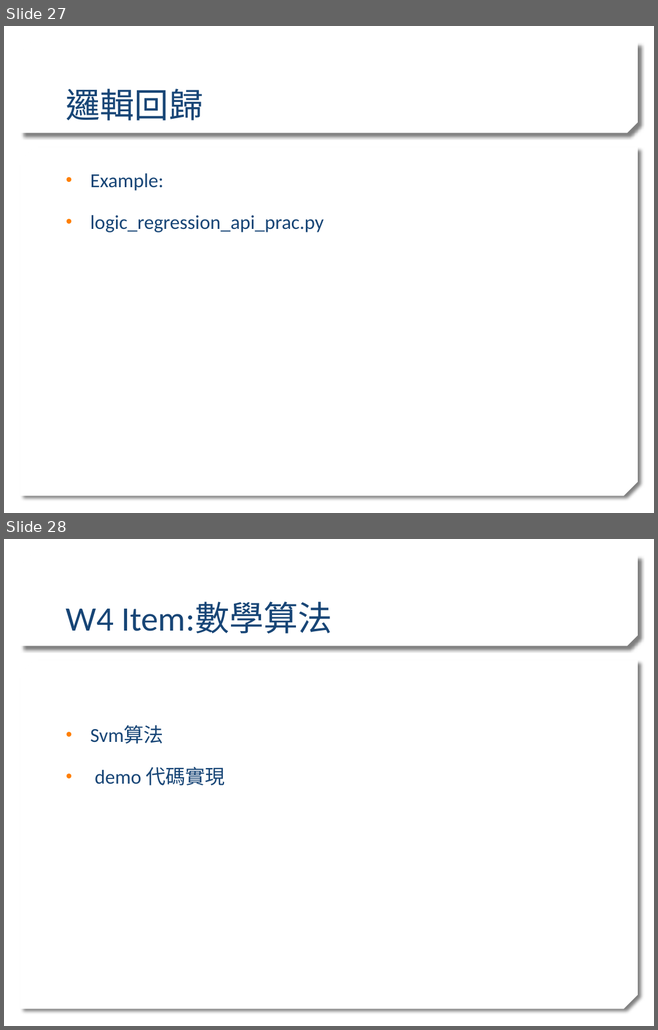
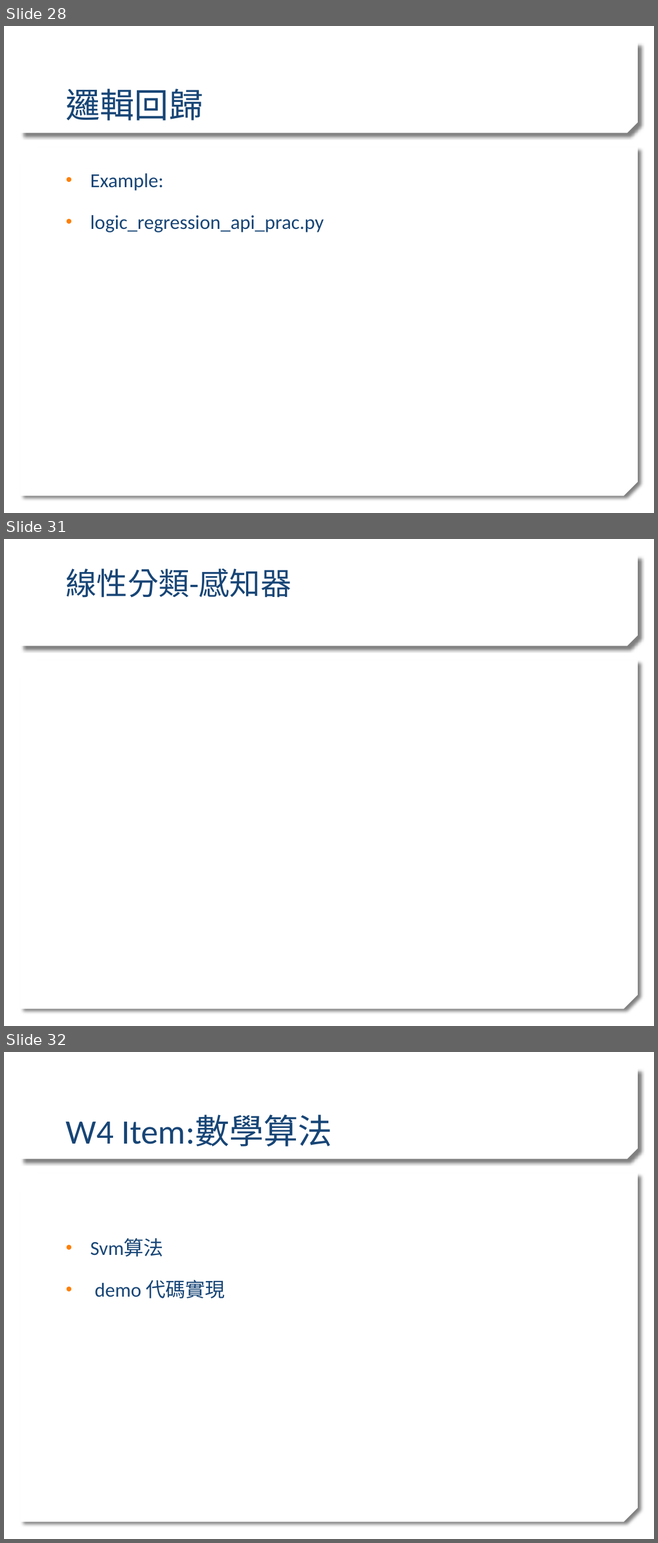
Before and after one commit to stereo720712/2020_Learn_practice_Machine_Learning, a slide deck: ml traing sean_detail.pptx. Shown one above the other, each under a label of ours: slides 27 and 28 before the commit, slides 28, 31 and 32 after it; the slides between them are not shown. The pictures are 658x1030 and 658x1543 pixels, drawn with LibreOffice and Linux fonts; fonts in the diff are those of the drawing; background and template pictures are left out. Boxes give left, top, right and bottom in pixels: in the first picture for what was removed or moved away, otherwise in the second. Text is boxed around its words. In the diff, an @@ line names an element or a change of style, - is before the commit and + after.

```diff
--- a/ml traing sean_detail.pptx
+++ b/ml traing sean_detail.pptx
@@ slide 31 added at (4, 539, 654, 1026), background picture (left out); not listed: 2 template elements that a slide beside it also shows @@
@@ title added at (66, 569, 292, 598), 34.2 pt, text #174576 @@
+線性分類-感知器
@@ what was slide 27 is now slide 28 @@
@@ what was slide 28 is now slide 32 @@
```
Also in this commit, not shown: 3 other slides added, 3 other files.
